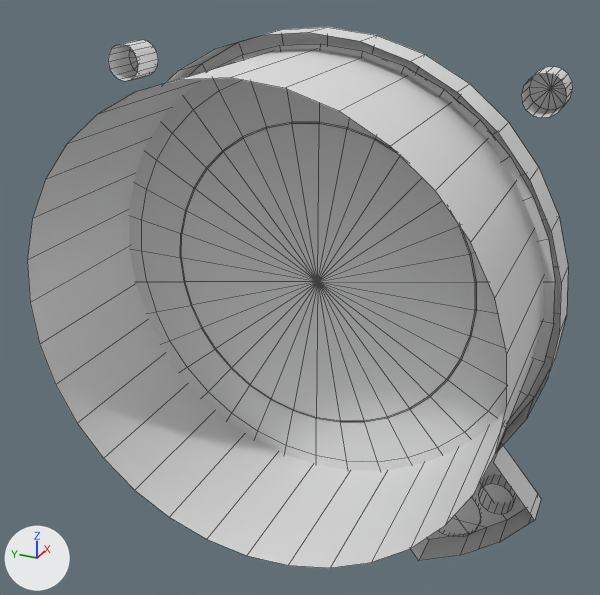
What one commit did to the Blender file dev/ki227_228_pa18.blend.
Camera for both pictures: a 50 mm lens placed at (-0.2946, -0.0936, -0.4842), pointed at (-0.1822, -0.043, -0.5404). Arrows for +X, +Y and +Z are at lower left; the lights stay in place. Mesh edges are drawn as thin lines. Materials are left out; every surface is plain grey.

Names of what the first picture shows: 'Case', 'CompassRose', 'CompassRoseCenter', 'bezeloutside', 'screws'.
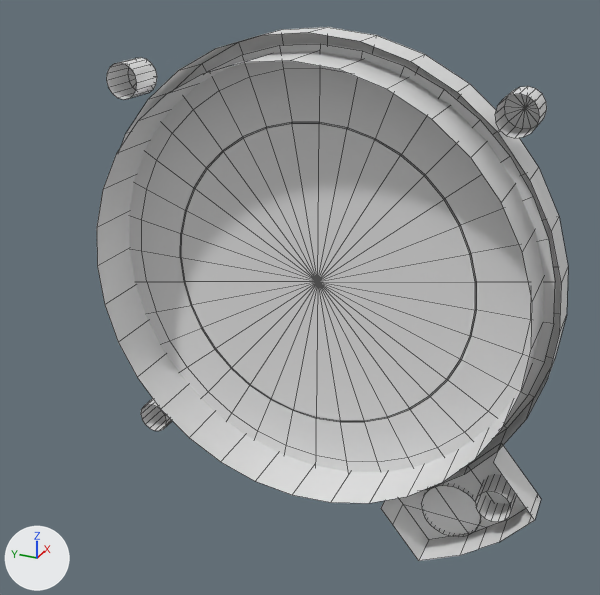
Changed parts and their boxes [x1, y1, x2, y2] in the pictures (600 x 595 px; the box of a moved part takes in the faces that stretch with it):
'Case', mesh rescaled (14% narrower, 13% shorter): before [27, 49, 544, 568]; after [97, 51, 544, 503]
'screws', reshaped: before [108, 40, 573, 514]; after [106, 57, 547, 522]
part 1 of me_mesh_002, moved or reshaped: before [521, 66, 573, 118]; after [495, 86, 547, 138]
part 2 of me_mesh_002, moved or reshaped: before [108, 40, 158, 81]; after [106, 57, 157, 100]
part 3 of me_mesh_002, moved or reshaped: before [478, 474, 517, 514]; after [475, 474, 517, 522]

Edits to the bpy script that builds the scene:
```text
Change me_mesh_002:
    where me_mesh_002.from_pydata(...)  # 132 vertices, 128 faces; spans x -0.1808..-0.175, y -0.0805..-0.0083, z -0.5718..-0.4993
    used by ob_screws; location = (0.0, 0.0, -0.0032)
    me_mesh_002 part 1: the loose piece of 33 vertices spanning x -0.1808..-0.175, y -0.0804..-0.0745, z -0.5052..-0.4993 is moved by (-0.0021, 0.0028, -0.0025)
    me_mesh_002 part 2: the loose piece of 33 vertices spanning x -0.1808..-0.175, y -0.0141..-0.0083, z -0.5052..-0.4993 is moved by (-0.0021, -0.0009, -0.0025)
    me_mesh_002 part 3: the loose piece of 33 vertices spanning x -0.1808..-0.175, y -0.0805..-0.0746, z -0.5705..-0.5647 is moved by (-0.0021, 0.0, 0.0)
Change me_circle_009:
    where me_circle_009.from_pydata(...)  # 64 vertices, 32 faces; spans x -0.4031..-0.3734, y -0.0793..-0.0048, z -0.1448..-0.0703
    used by ob_case; location = (0.1994, -0.0014, -0.4317)
    me_circle_009 part 4: the whole mesh is scaled about its middle by (0.418, 1, 1), then moved by (0.0086, 0.0, -0.0003)
```
